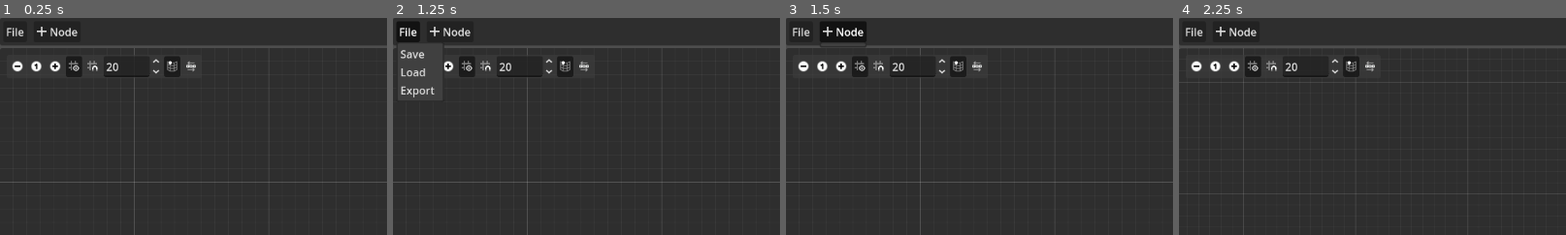
Above: before the commit, frames 1-4 (left to right).
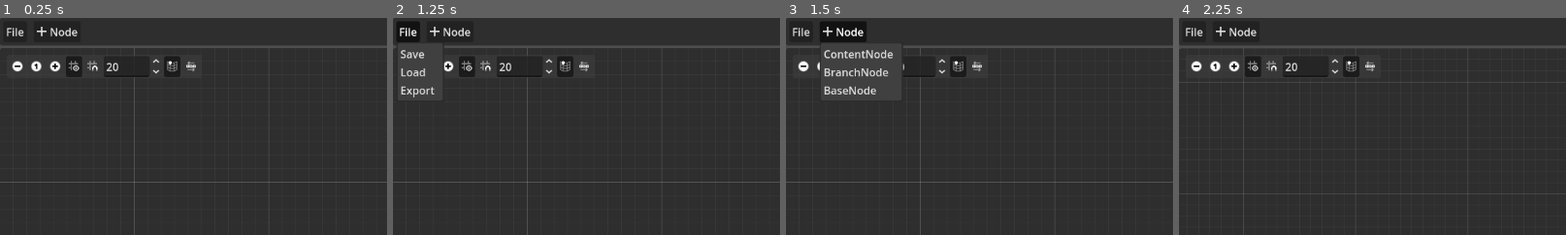
Above: after the commit, the same moments.

Repository: genderfreak/godot-dialogue-editor
Game: Godot game, scene res://dialogue_editor/editor.tscn
Same seed, same stepped clock (60 frames per second), same inputs: the game is played once before the commit and once after it.
Inputs (mouse positions are % of the whole screen's width and height, from its top left):
- Up to frame 1 (0.25 s): no input
- Up to frame 2 (1.25 s): click "File" at 0.5 s
- Up to frame 3 (1.5 s): click "Node" at 1.25 s
- Up to frame 4 (2.25 s): click (2, 11) at 2 s
The pictures show only the part of the screen within x 0-50%, y 0-50%; the shares and areas given below are measured in that part.

Frames 1-2 are identical in both runs. In frame 3, 1.9% of the frame differs, in the area x 8-31%, y 12-36%; in frame 4, nothing differs.
Error before the commit: Parse Error: Preload file "res://editor2/name_popup.tscn" does not exist. (res://dialogue_editor/nodes/base_node.gd:13)

Commit message:
renames fixes

Diff:
--- a/dialogue_editor/editor.tscn
+++ b/dialogue_editor/editor.tscn
@@ -1,7 +1,7 @@
 [gd_scene load_steps=4 format=3 uid="uid://da2enr760yuqo"]
 
-[ext_resource type="Script" uid="uid://cyqcl06qifwvy" path="res://editor2/editor.gd" id="1_8g0po"]
-[ext_resource type="Script" uid="uid://ca7o5vj81vga3" path="res://editor2/graph_edit.gd" id="2_n0aaf"]
+[ext_resource type="Script" uid="uid://cyqcl06qifwvy" path="res://dialogue_editor/editor.gd" id="1_8g0po"]
+[ext_resource type="Script" uid="uid://ca7o5vj81vga3" path="res://dialogue_editor/graph_edit.gd" id="2_n0aaf"]
 [ext_resource type="Texture2D" uid="uid://ccadhbi81tur4" path="res://icons/Add.svg" id="2_tsd5b"]
 
 [node name="Editor" type="Control" node_paths=PackedStringArray("add_node_menu", "graph_edit")]
--- a/dialogue_editor/editor_settings.gd
+++ b/dialogue_editor/editor_settings.gd
@@ -1,13 +1,13 @@
 extends Node
 
 var node_files: Array = [
-	"res://editor2/nodes/base_node.tscn",
-	"res://editor2/nodes/content_node.tscn",
-	"res://editor2/nodes/branch_node.tscn",
+	"res://dialogue_editor/nodes/content_node.tscn",
+	"res://dialogue_editor/nodes/branch_node.tscn",
+	"res://dialogue_editor/nodes/base_node.tscn",
 ]
 
 var choice_files: Array = [
-	"res://editor2/nodes/choices/base_choice.tscn",
+	"res://dialogue_editor/nodes/choices/base_choice.tscn"
 ]
 
 var node_types: Dictionary
--- a/dialogue_editor/nodes/base_node.gd
+++ b/dialogue_editor/nodes/base_node.gd
@@ -10,7 +10,7 @@
 ]
 
 ## Change unique name popup
-var _name_popup_scn: PackedScene = preload("res://editor2/name_popup.tscn")
+var _name_popup_scn: PackedScene = preload("res://dialogue_editor/name_popup.tscn")
 var _name_popup: ConfirmationDialog
 
 # Stuff to save
--- a/project.godot
+++ b/project.godot
@@ -17,7 +17,7 @@
 
 [autoload]
 
-DialogueEditorSettings="*res://editor2/editor_settings.gd"
+DialogueEditorSettings="*res://dialogue_editor/editor_settings.gd"
 
 [dotnet]
 
